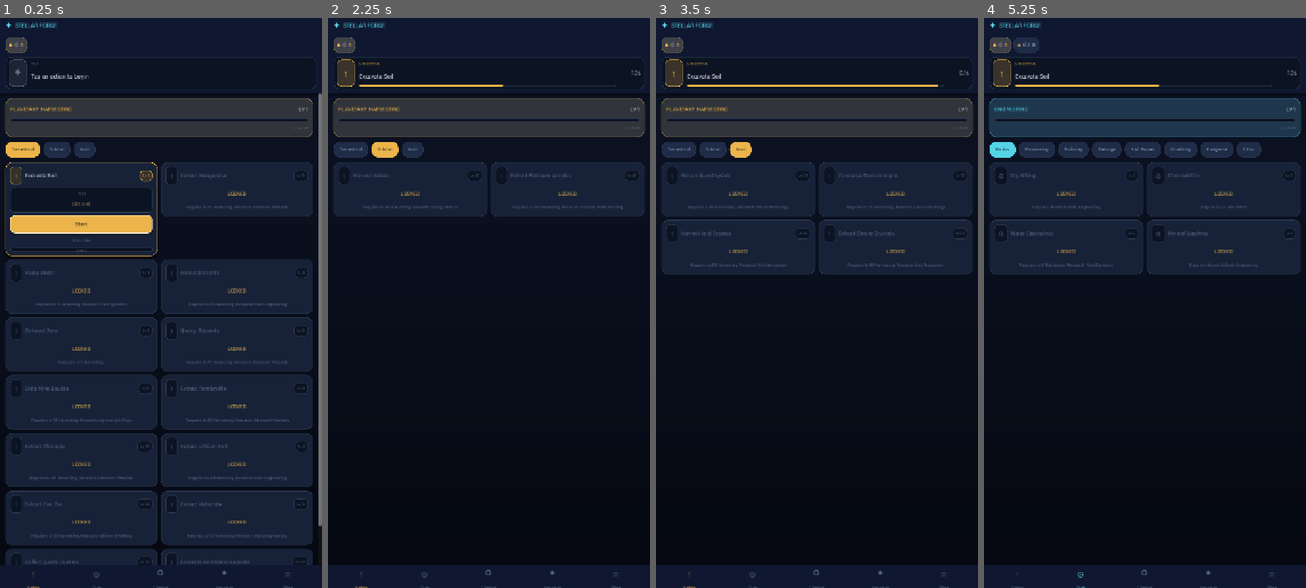
Above: before the commit, frames 1-4 (left to right).
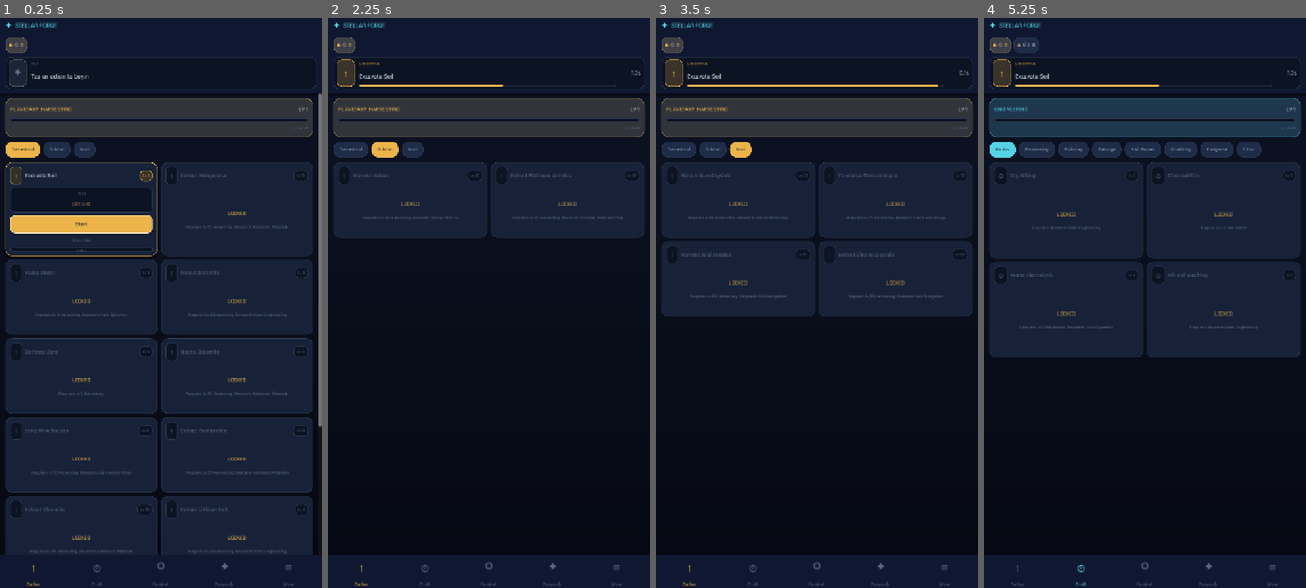
Above: after the commit, the same moments.

Repository: trakyalilter/TestMobileGame
Game: Godot game, scene res://scenes/main.tscn
Same seed, same stepped clock (60 frames per second), same inputs: the game is played once before the commit and once after it.
Inputs (mouse positions are in pixels of both pictures, inside the frame that each line leads up to):
- Up to frame 1 (0.25 s): no input
- Up to frame 2 (2.25 s): click "Start" at 0.5 s; click "Terrestrial" at 1.25 s; click "Orbital" at 2 s
- Up to frame 3 (3.5 s): click "Void" at 2.75 s
- Up to frame 4 (5.25 s): click (1016, 576) at 3.52 s; click (1016, 570) at 4.27 s; click (1080, 576) at 5.02 s

The runs differ from the first frame. In frame 1, 10% of the frame differs, in the area x 0-100%, y 30-100%; in frame 2, 5.7%; in frame 3, 10%; in frame 4, 17%.

Commit message:
UI: uniform card heights (locked == unlocked) + larger bottom nav
- Cards now take a fixed minimum height so locked and unlocked cards in the
  gather/craft grids are the same size; locked content is vertically centered.
- Bottom nav enlarged (taller items, bigger icons + labels) — it had become too
  small.
- Rebuild APK.

Diff:
--- a/scripts/ui/main.gd
+++ b/scripts/ui/main.gd
@@ -231,26 +231,26 @@
 	btn.flat = true
 	btn.focus_mode = Control.FOCUS_NONE
 	btn.size_flags_horizontal = Control.SIZE_EXPAND_FILL
-	btn.custom_minimum_size = Vector2(0, 48)
+	btn.custom_minimum_size = Vector2(0, 62)
 	var empty := StyleBoxEmpty.new()
 	for st in ["normal", "hover", "pressed", "focus"]:
 		btn.add_theme_stylebox_override(st, empty)
 	var vb := VBoxContainer.new()
 	vb.set_anchors_and_offsets_preset(Control.PRESET_FULL_RECT)
 	vb.alignment = BoxContainer.ALIGNMENT_CENTER
-	vb.add_theme_constant_override("separation", 3)
+	vb.add_theme_constant_override("separation", 4)
 	vb.mouse_filter = Control.MOUSE_FILTER_IGNORE
 	btn.add_child(vb)
 	var icon := Label.new()
 	icon.text = NAV_ICON.get(id, "•")
 	icon.horizontal_alignment = HORIZONTAL_ALIGNMENT_CENTER
-	icon.add_theme_font_size_override("font_size", 17)
+	icon.add_theme_font_size_override("font_size", 21)
 	icon.mouse_filter = Control.MOUSE_FILTER_IGNORE
 	vb.add_child(icon)
 	var lab := Label.new()
 	lab.text = label
 	lab.horizontal_alignment = HORIZONTAL_ALIGNMENT_CENTER
-	lab.add_theme_font_size_override("font_size", 10)
+	lab.add_theme_font_size_override("font_size", 11)
 	lab.mouse_filter = Control.MOUSE_FILTER_IGNORE
 	vb.add_child(lab)
 	var dc := CenterContainer.new()
@@ -350,7 +350,7 @@
 func _gather_card(id: String, a: Dictionary) -> Control:
 	var unlocked := GameState.meets_requirements(a, "harvesting")
 	var active := (GameState.active_type == "gather" and GameState.active_id == id)
-	var v := _card(GOLD, unlocked or active)
+	var v := _card(GOLD, unlocked or active, 168)
 	_card_head(v, "↑", a["name"], "Lv %d" % int(a.get("level_req", 1)), GOLD, unlocked)
 	if unlocked:
 		_inset(v, "YIELD", _loot_lines(a.get("loot", [])), GOLD)
@@ -381,7 +381,7 @@
 	var unlocked := GameState.meets_requirements(r, "fabrication")
 	var active := (GameState.active_type == "craft" and GameState.active_id == id)
 	var affordable := GameState.can_afford(r.get("inputs", {}))
-	var v := _card(CYAN, unlocked or active)
+	var v := _card(CYAN, unlocked or active, 214)
 	_card_head(v, "⚙", r["name"], "Lv %d" % int(r.get("level_req", 1)), CYAN, unlocked)
 	if unlocked:
 		var in_lines := []
@@ -1382,6 +1382,9 @@
 	_progress(v, active, accent)
 
 func _locked(v: VBoxContainer, def: Dictionary, skill: String) -> void:
+	var top := Control.new()
+	top.size_flags_vertical = Control.SIZE_EXPAND_FILL
+	v.add_child(top)
 	_clbl(v, "LOCKED", 13, C_WARN)
 	var r := Label.new()
 	r.text = _req_text(def, skill)
@@ -1390,6 +1393,9 @@
 	r.add_theme_font_size_override("font_size", 10)
 	r.add_theme_color_override("font_color", Color.html(C_MUTED))
 	v.add_child(r)
+	var bot := Control.new()
+	bot.size_flags_vertical = Control.SIZE_EXPAND_FILL
+	v.add_child(bot)
 
 func _loot_lines(loot: Array) -> Array:
 	var lines := []
@@ -1461,11 +1467,16 @@
 	ds.set_corner_radius_all(2)
 	dot.add_theme_stylebox_override("panel", ds)
 
-func _card(accent: String, lit: bool) -> VBoxContainer:
+func _card(accent: String, lit: bool, min_h: int = 0) -> VBoxContainer:
 	var panel := PanelContainer.new()
 	panel.add_theme_stylebox_override("panel", _card_style(SURFACE, accent if lit else LINE, 1, lit))
 	panel.size_flags_horizontal = Control.SIZE_EXPAND_FILL
-	panel.size_flags_vertical = Control.SIZE_SHRINK_BEGIN
+	if min_h > 0:
+		# Uniform card height: locked and unlocked cards stay the same size.
+		panel.custom_minimum_size = Vector2(0, min_h)
+		panel.size_flags_vertical = Control.SIZE_FILL
+	else:
+		panel.size_flags_vertical = Control.SIZE_SHRINK_BEGIN
 	var v := VBoxContainer.new()
 	v.add_theme_constant_override("separation", 6)
 	panel.add_child(v)
@@ -1898,8 +1909,8 @@
 	s.border_color = Color.html(LINE)
 	s.content_margin_left = 4
 	s.content_margin_right = 4
-	s.content_margin_top = 2
-	s.content_margin_bottom = 2
+	s.content_margin_top = 6
+	s.content_margin_bottom = 6
 	return s
 
 func _grad_tex(top: String, bot: String) -> GradientTexture2D:
Not shown, changed: build/StellarForge.apk
